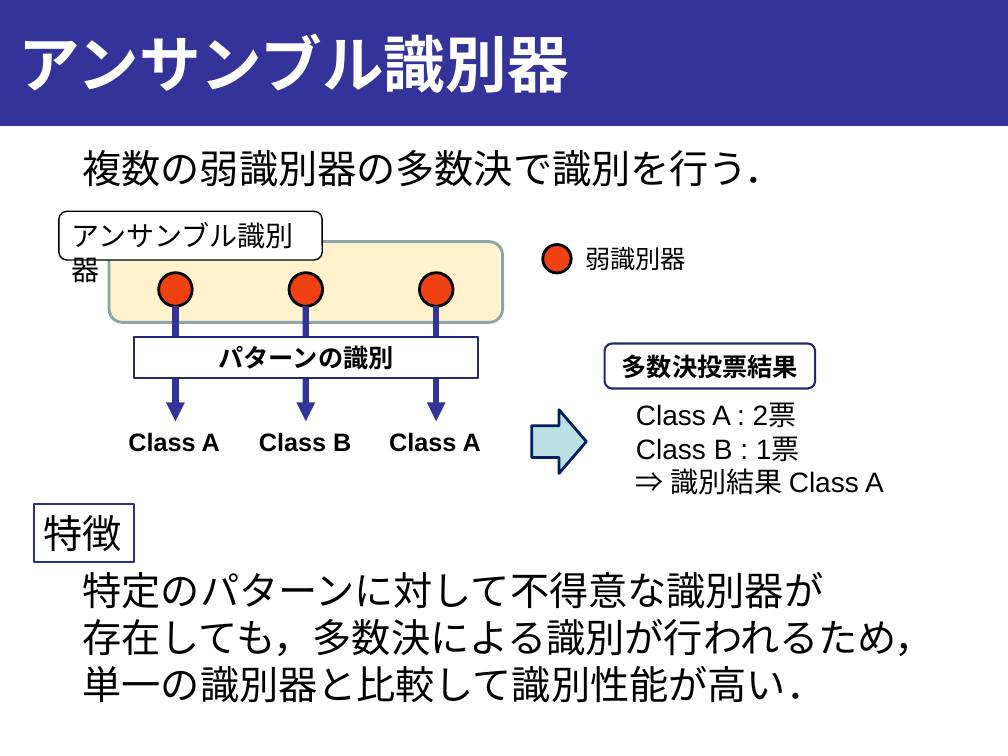
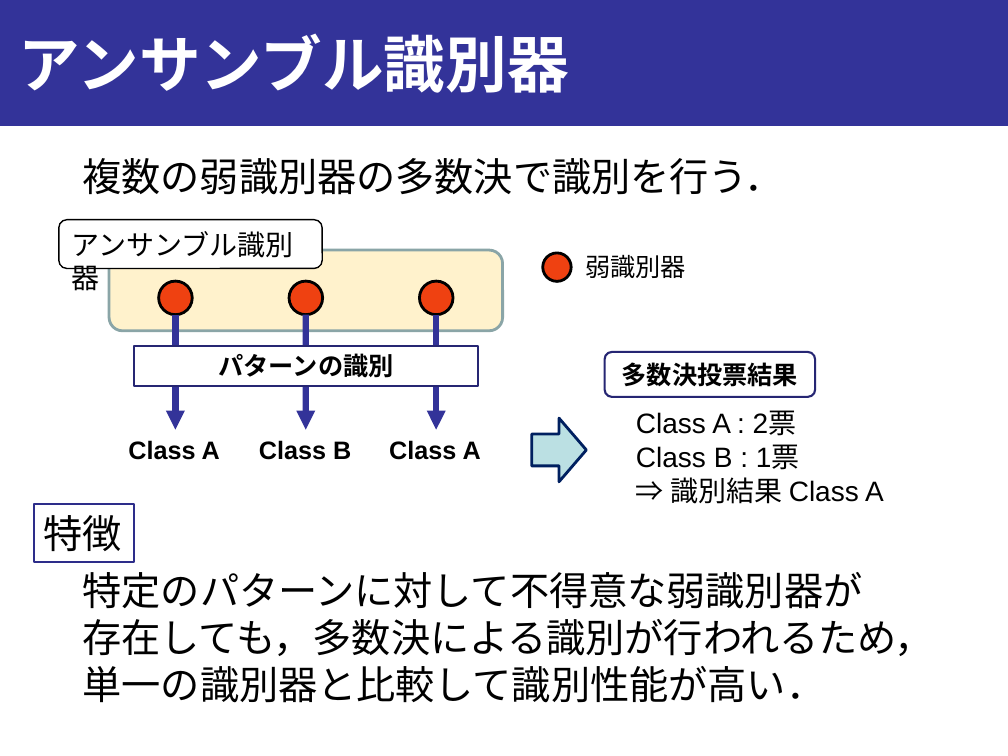
Before and after one commit to onikUone/Junior_slides, a slide deck: slide 6 of Junior_下書き.pptx. Drawn at 1008x756 pixels with LibreOffice and Linux fonts; fonts in the diff are those of the drawing. Boxes give left, top, right and bottom in pixels: in the first picture for what was removed or moved away, otherwise in the second. Text is boxed around its words. In the diff, an @@ line names an element or a change of style, - is before the commit and + after.

```diff
--- a/Junior_下書き.pptx
+++ b/Junior_下書き.pptx
@@ 6 texts, 4 ellipses, 3 rounded rectangles, 3 arrows, 1 rectangle, 1 right arrow moved together from (x1=58, y1=150, x2=884, y2=495) to (x1=58, y1=158, x2=884, y2=504) @@
@@ text at (x1=83, y1=572, x2=935, y2=703): text changed @@
-特定のパターンに対して不得意な識別器が
-存在しても，多数決による識別が行われるため，
-単一の識別器と比較して識別性能が高い．
+特定のパターンに対して不得意な弱識別器が
+存在しても，多数決による識別が行われるため，
+単一の識別器と比較して識別性能が高い．
```
Also in this commit, not shown: 6 other slides changed, 4 slides added, 3 other files.
